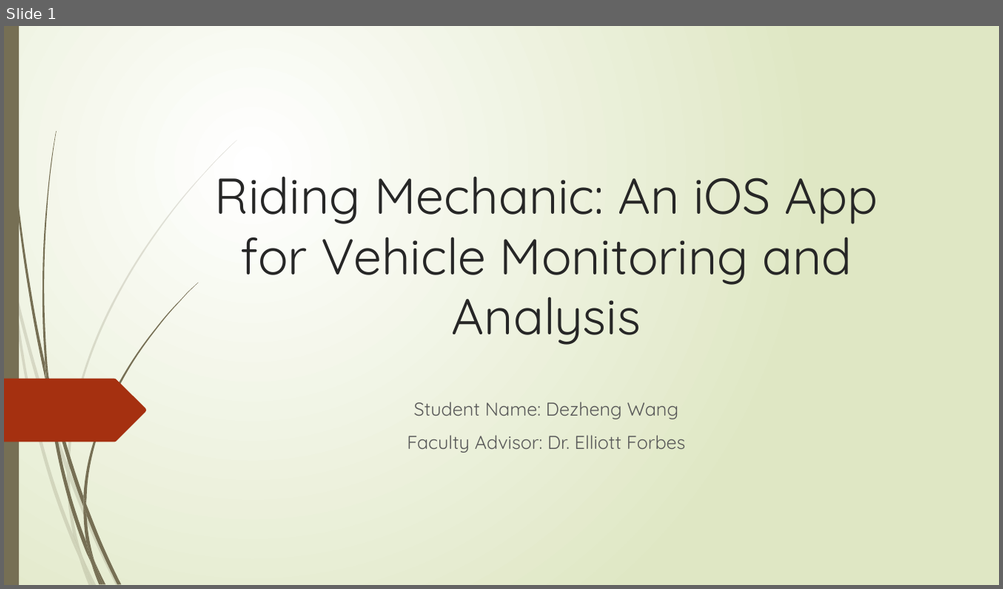
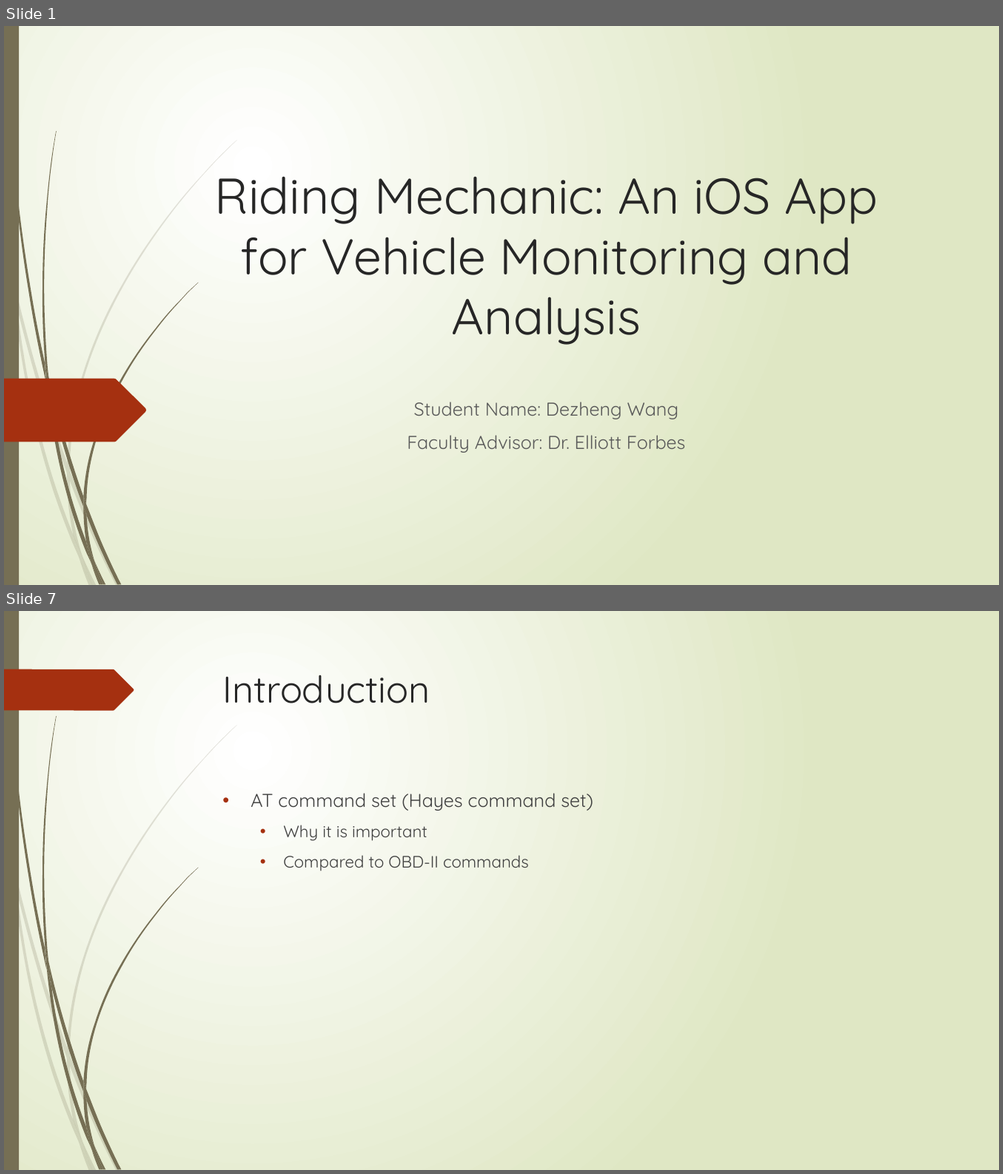
Before and after one commit to wangdezheng/RidingMechanic, a slide deck: Dezheng_Presentation.pptx. Shown one above the other, each under a label of ours: slide 1 before the commit, slides 1 and 7 after it; the slides between them are not shown. The pictures are 1003x589 and 1003x1174 pixels, drawn with LibreOffice and Linux fonts; fonts in the diff are those of the drawing. Boxes give left, top, right and bottom in pixels: in the first picture for what was removed or moved away, otherwise in the second. Text is boxed around its words. In the diff, an @@ line names an element or a change of style, - is before the commit and + after.

```diff
--- a/Dezheng_Presentation.pptx
+++ b/Dezheng_Presentation.pptx
@@ slide 7 added at [4, 611, 999, 1170], background gradient #FFFFFF to #DFE8C4; not listed: 23 template elements that a slide beside it also shows @@
@@ freeform shape added at [4, 669, 134, 710], fill #A53010 @@
@@ title added at [223, 675, 430, 703], 36 pt, text #262626 @@
+Introduction
@@ text added at [250, 793, 593, 871], 16 pt, text #404040 @@
+• AT command set (Hayes command set)
+  • Why it is important
+  • Compared to OBD-II commands
```
Also in this commit, not shown: 13 slides changed, 8 other slides added, 7 slides removed, 1 other file.
